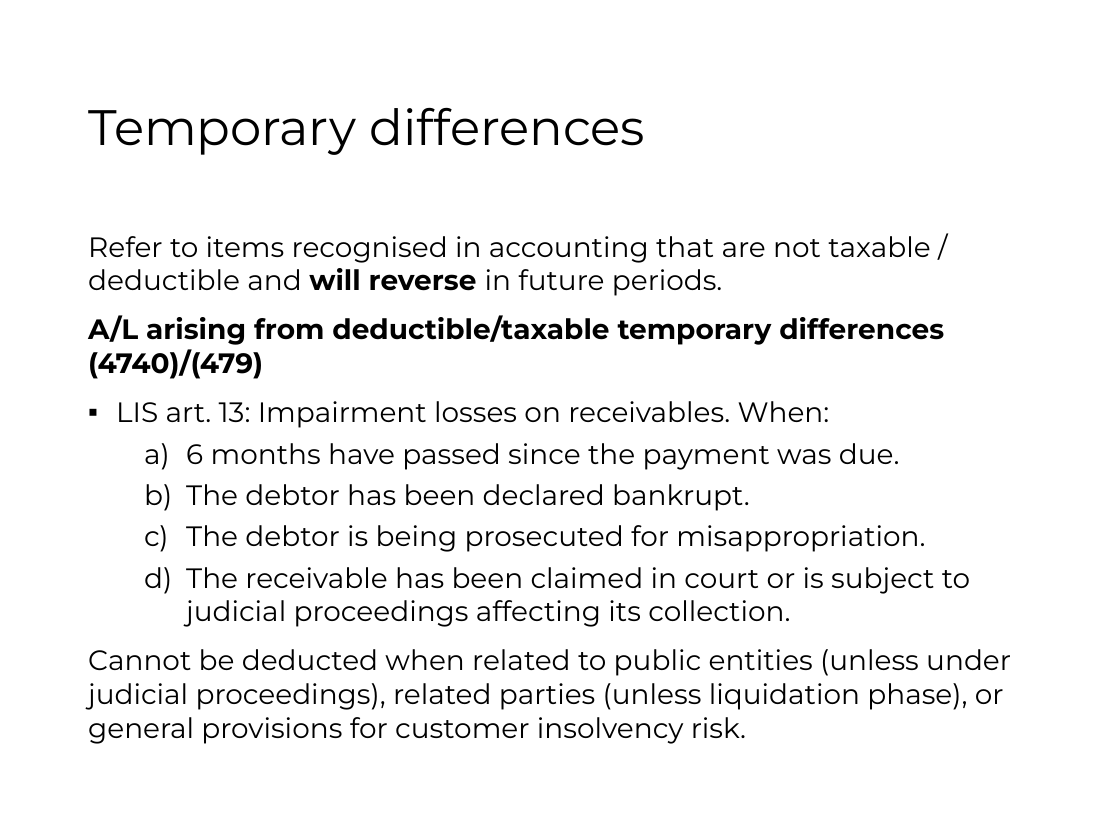
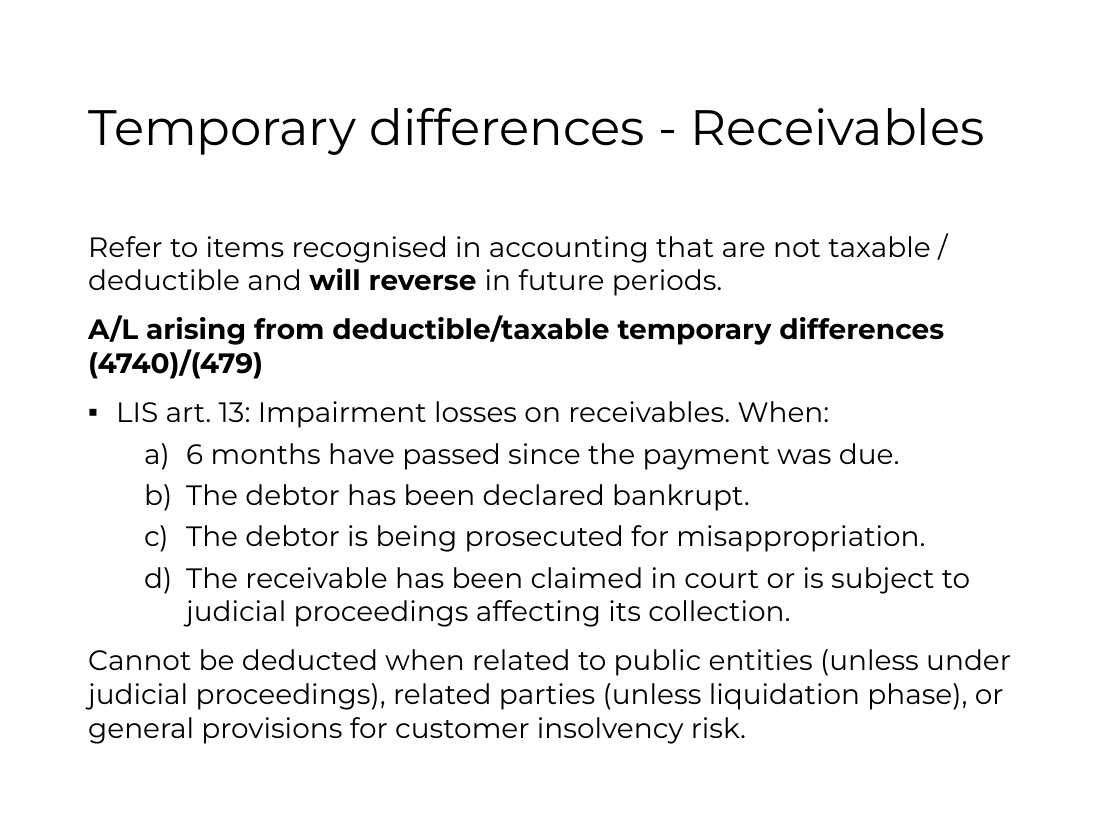
Before and after one commit to jorgegallud-boop/FSA, a slide deck: slide 21 of source-pptx/02.pptx. Drawn at 1120x840 pixels with LibreOffice and Linux fonts; fonts in the diff are those of the drawing. Boxes give left, top, right and bottom in pixels: in the first picture for what was removed or moved away, otherwise in the second. Text is boxed around its words. In the diff, an @@ line names an element or a change of style, - is before the commit and + after.

```diff
--- a/source-pptx/02.pptx
+++ b/source-pptx/02.pptx
@@ title at <box>88,107,984,155</box>: text changed @@
-Temporary differences
+Temporary differences - Receivables
```
Also in this commit, not shown: 3 other slides changed, 1 slide added, 6 other files.
